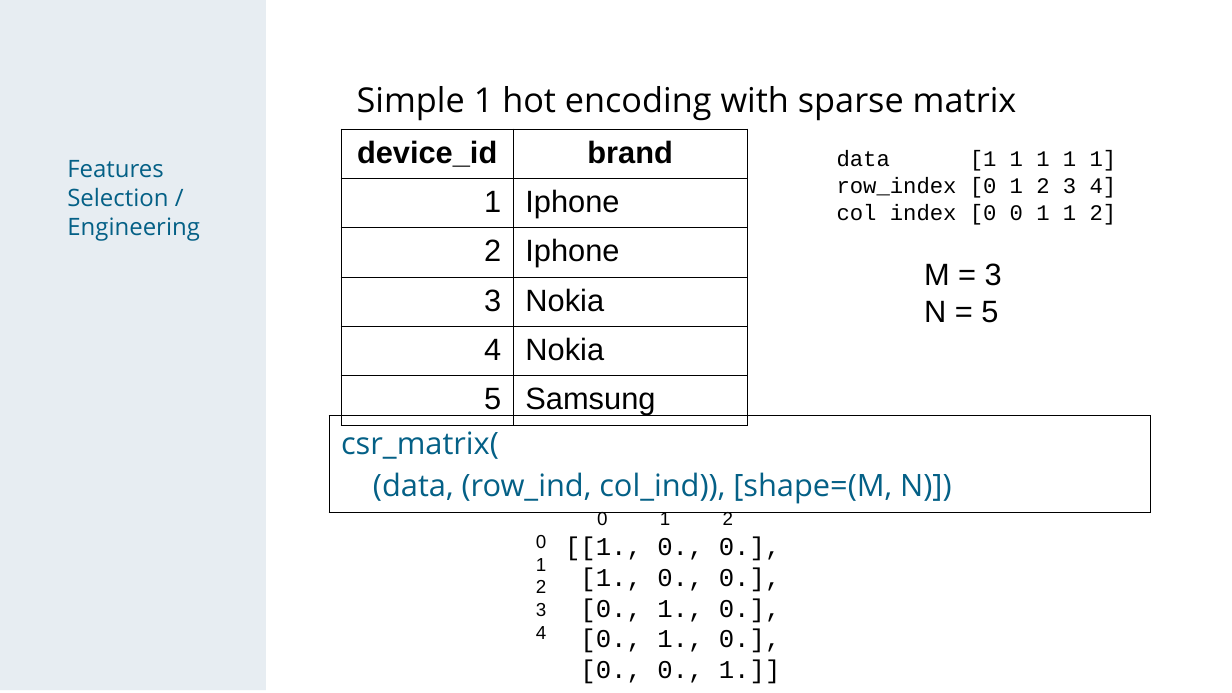
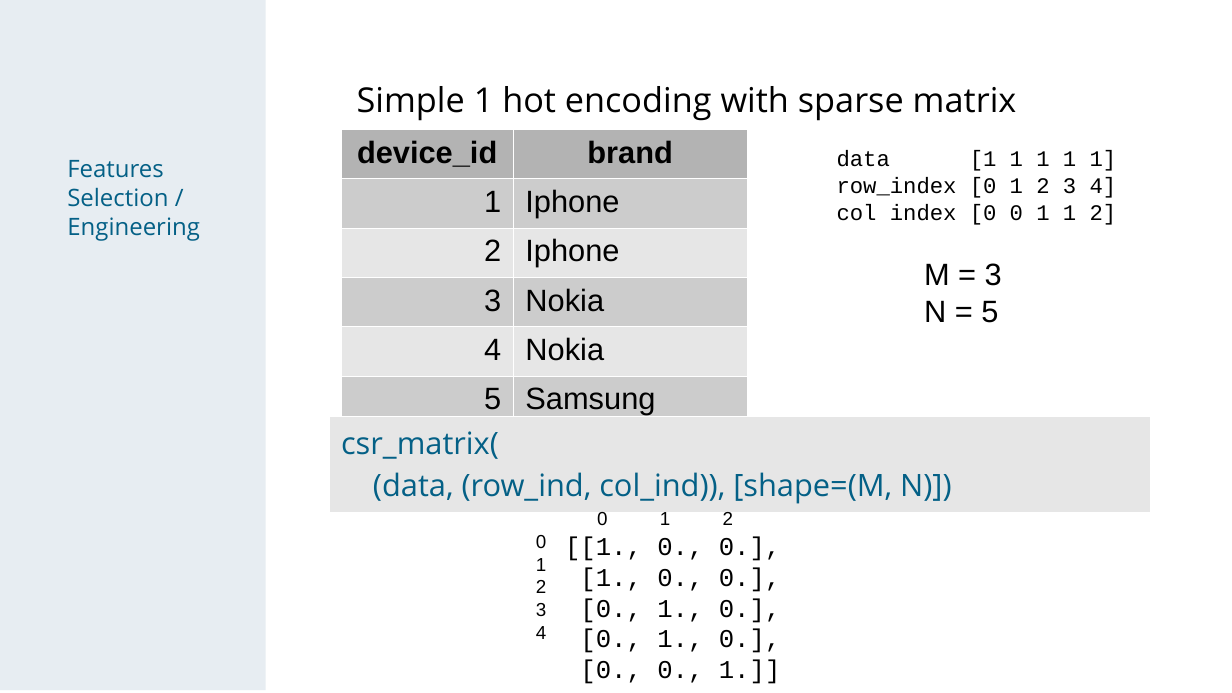
Before and after one commit to chechir/talking_data, a slide deck: slide 7 of brussels/deck_overview_detail.odp. Drawn at 1232x693 pixels with LibreOffice and Linux fonts; fonts in the diff are those of the drawing. Boxes give left, top, right and bottom in pixels: in the first picture for what was removed or moved away, otherwise in the second. Text is boxed around its words. In the diff, an @@ line names an element or a change of style, - is before the commit and + after.

```diff
--- a/brussels/deck_overview_detail.odp
+++ b/brussels/deck_overview_detail.odp
@@ table at (x1=341, y1=129, x2=748, y2=419) @@
@@ fill none to #B3B3B3 in row 1 @@
@@ fill none to #CCCCCC in 6 cells @@
@@ fill none to #E6E6E6 in 4 cells @@
@@ borders changed @@
@@ table at (x1=329, y1=416, x2=1151, y2=508) @@
@@ fill none to #E6E6E6 in row 1, column 1 @@
@@ borders changed @@
```
Also in this commit, not shown: 5 other slides changed.
